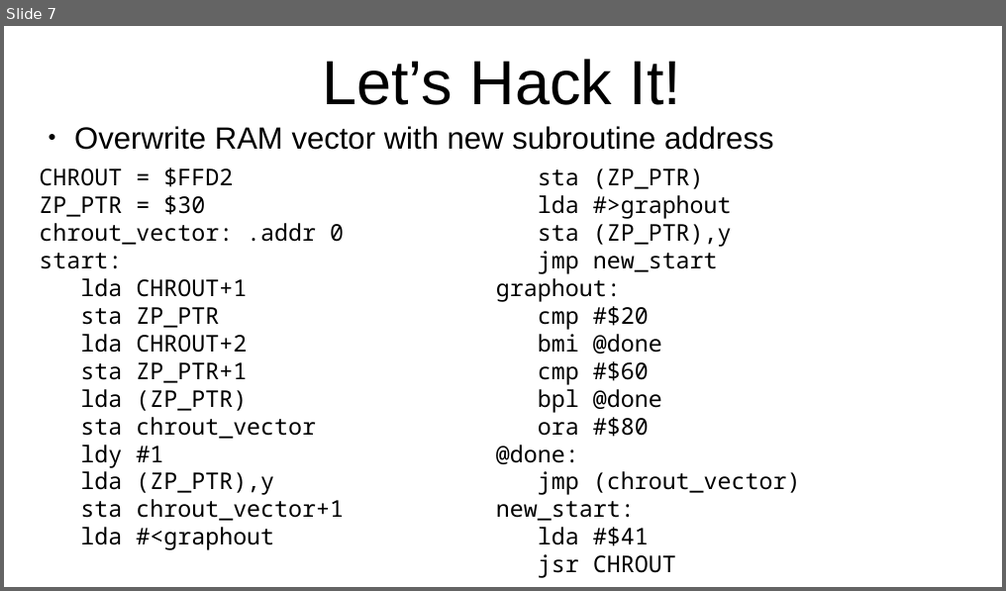
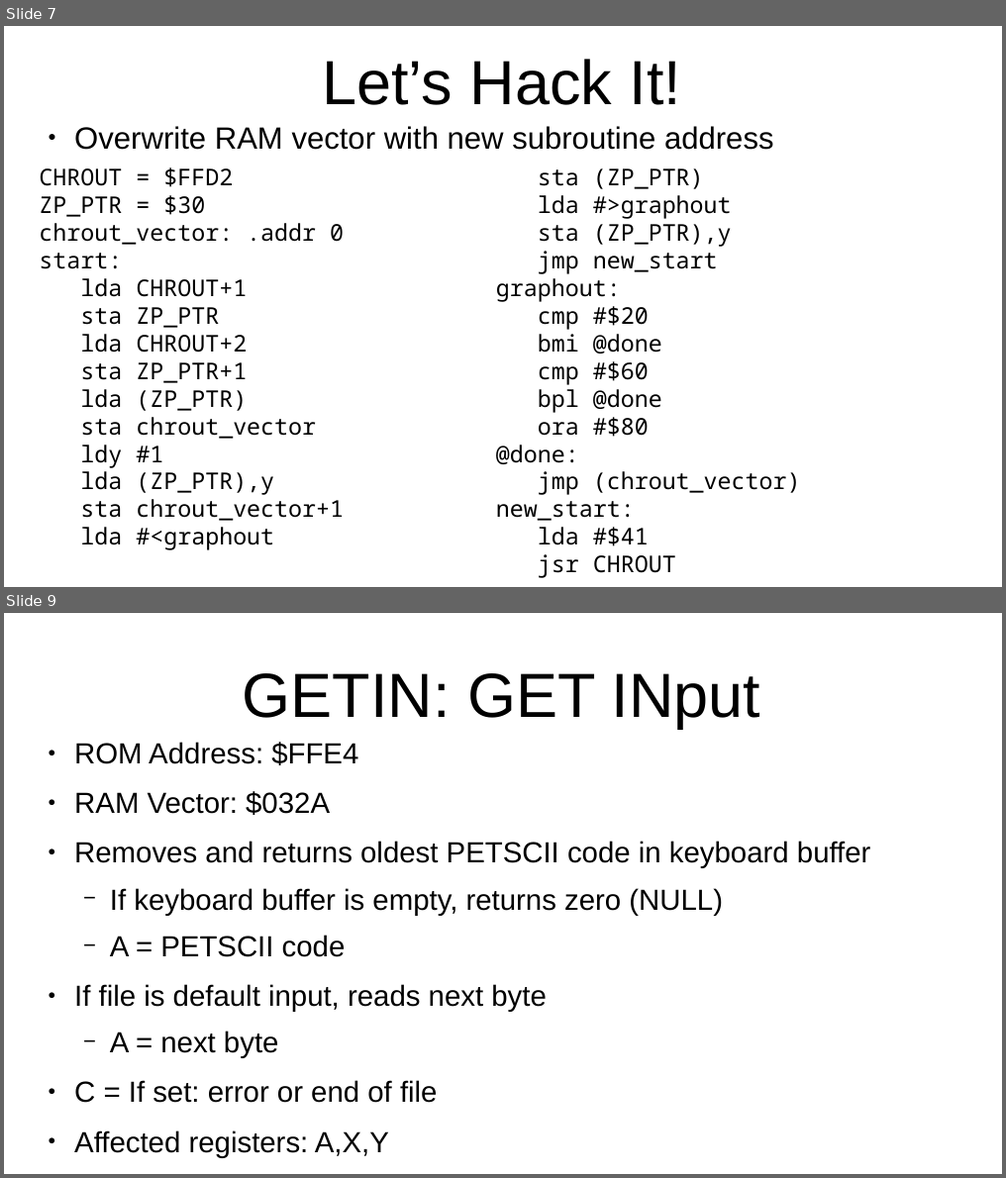
Before and after one commit to SlithyMatt/x16-assembly-tutorial, a slide deck: Lesson8/Lesson8.odp. Shown one above the other, each under a label of ours: slide 7 before the commit, slides 7 and 9 after it; the slides between them are not shown. The pictures are 1006x591 and 1006x1178 pixels, drawn with LibreOffice and Linux fonts; fonts in the diff are those of the drawing. Boxes give left, top, right and bottom in pixels: in the first picture for what was removed or moved away, otherwise in the second. Text is boxed around its words. In the diff, an @@ line names an element or a change of style, - is before the commit and + after.

```diff
--- a/Lesson8/Lesson8.odp
+++ b/Lesson8/Lesson8.odp
@@ slide 9 added at (4, 613, 1002, 1174), background #FFFFFF @@
@@ title added at (243, 673, 761, 728), 60 pt, text #000000 @@
+GETIN: GET INput
@@ text added at (74, 742, 871, 1157), 28 pt, text #000000 @@
+● ROM Address: $FFE4
+● RAM Vector: $032A
+● Removes and returns oldest PETSCII code in keyboard buffer
+  − If keyboard buffer is empty, returns zero (NULL)
+  − A = PETSCII code
+● If file is default input, reads next byte
+  − A = next byte
+● C = If set: error or end of file
+● Affected registers: A,X,Y
```
Also in this commit, not shown: 2 slides changed, 2 other slides added, 4 slides removed.
